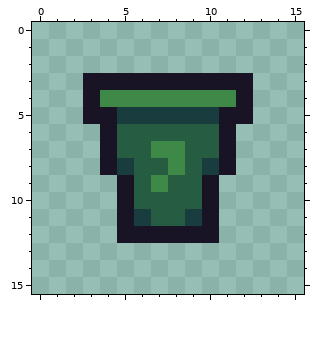
One commit to this pixel-art sprite: images/upgrades/upgrade_tea.png. The picture above was drawn from the file before the commit.
The file is 16x16 pixels.
The result:
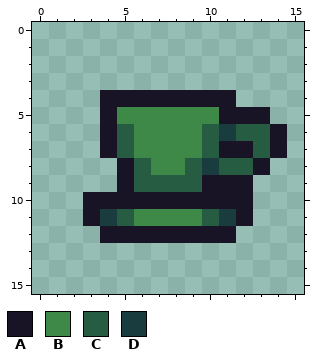
Palette (. is transparent): A #181425  B #3e8948  C #265c42  D #193c3e
What changed:
Changed rows in their new state; - is an unchanged pixel.
first column x 3:
 3 ..........--
 4 .AAAAAAAA.--
 5 .-BBBBBB--A-
 6 ---BBBB-DCCA
 7 ---B--B--ACA
 8 -.A-B---CCA-
 9 ----C---AA--
10 AA-AAAA-AA--
11 ADCBBBBCDA--
12 -A------A---
Pixel boxes of the changes (left, top, right, bottom) in both pictures:
changed: (83, 73, 287, 243)
